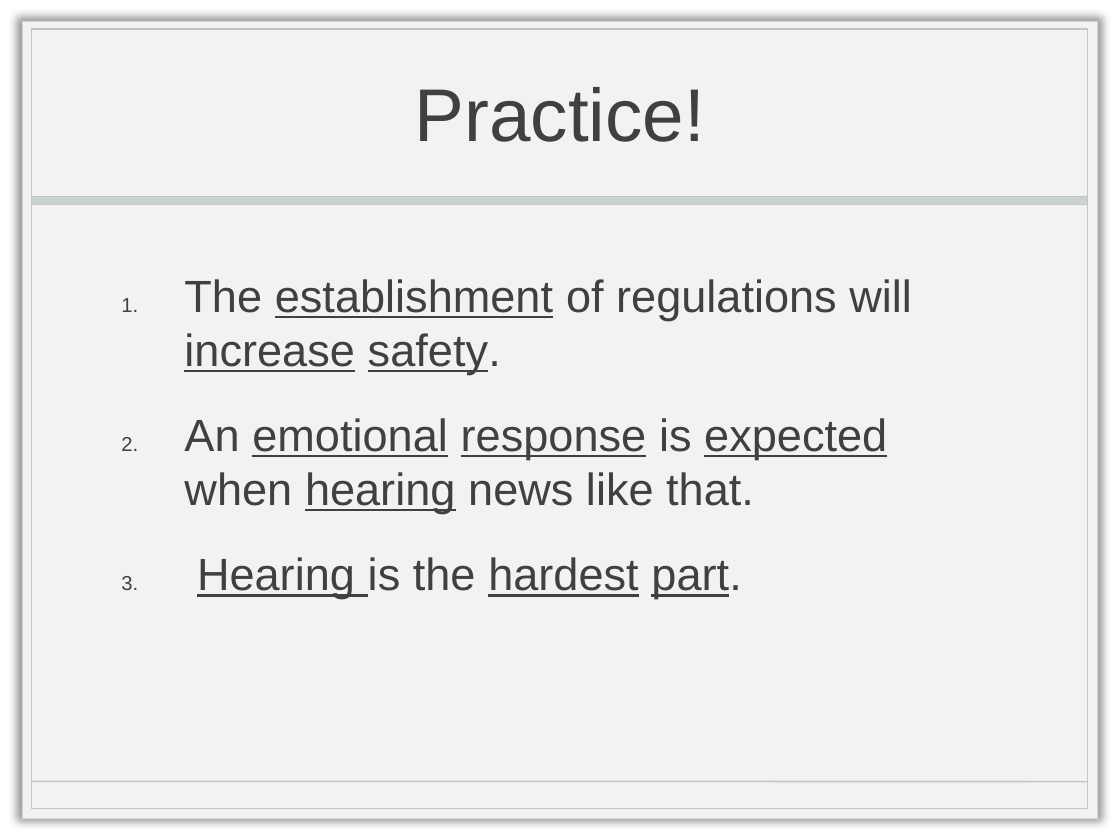
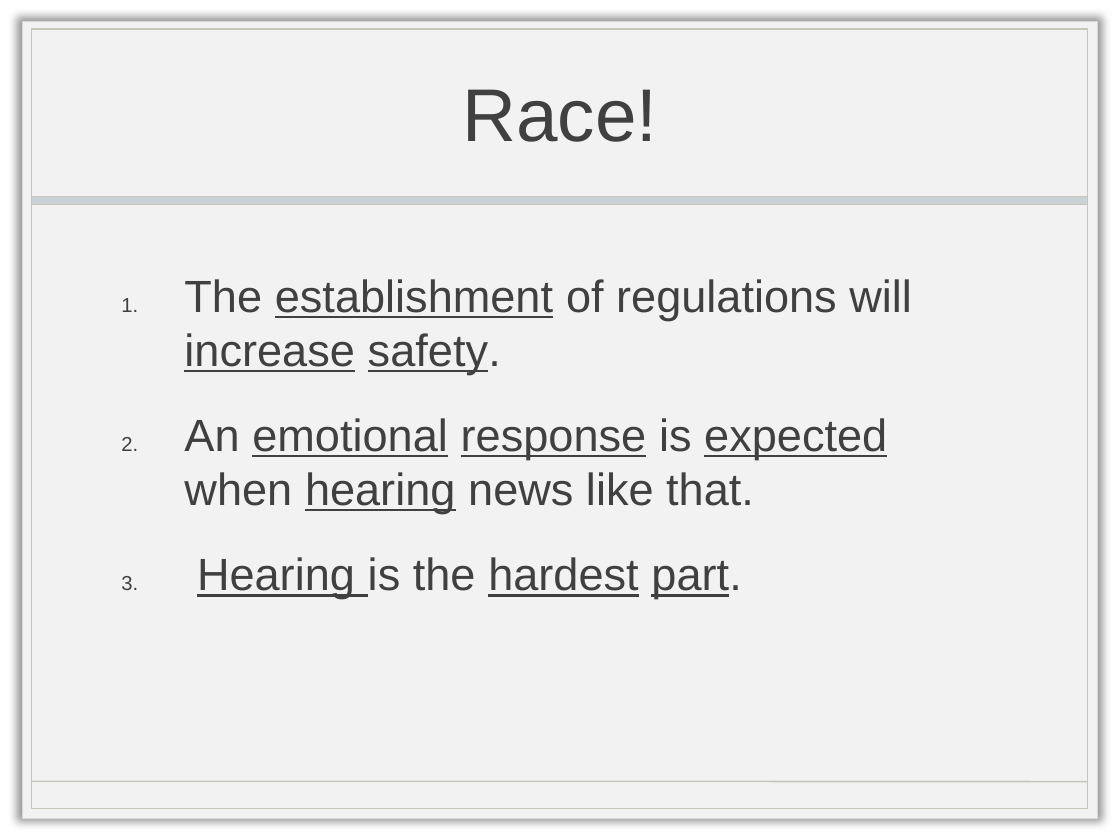
Before and after one commit to doctorlam/tecm4190, a slide deck: slide 9 of readings/4190_grammar.pptx. Drawn at 1120x840 pixels with LibreOffice and Linux fonts; fonts in the diff are those of the drawing; background and template pictures are left out. Boxes give left, top, right and bottom in pixels: in the first picture for what was removed or moved away, otherwise in the second. Text is boxed around its words. In the diff, an @@ line names an element or a change of style, - is before the commit and + after.

```diff
--- a/readings/4190_grammar.pptx
+++ b/readings/4190_grammar.pptx
@@ title at [463,89,658,142]: text changed @@
-Practice!
+Race!
```
Also in this commit, not shown: 7 other slides changed, 2 slides added, 3 slides removed, 2 other files.
